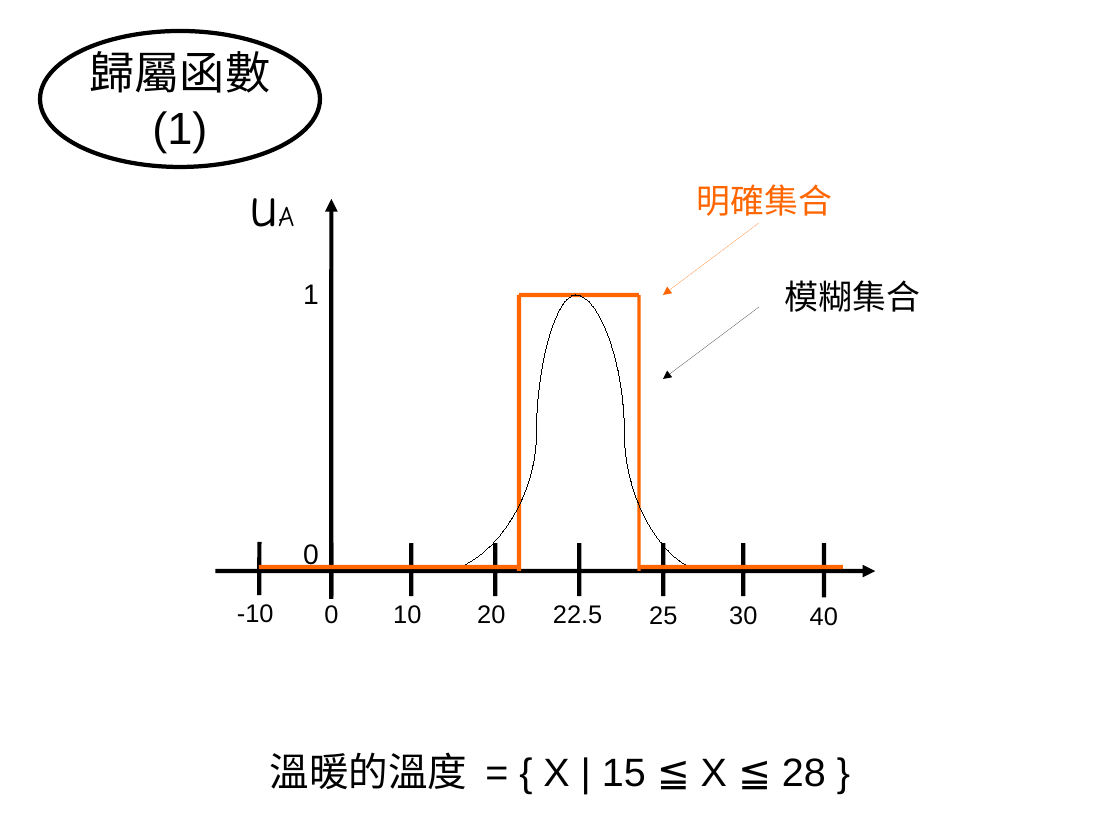
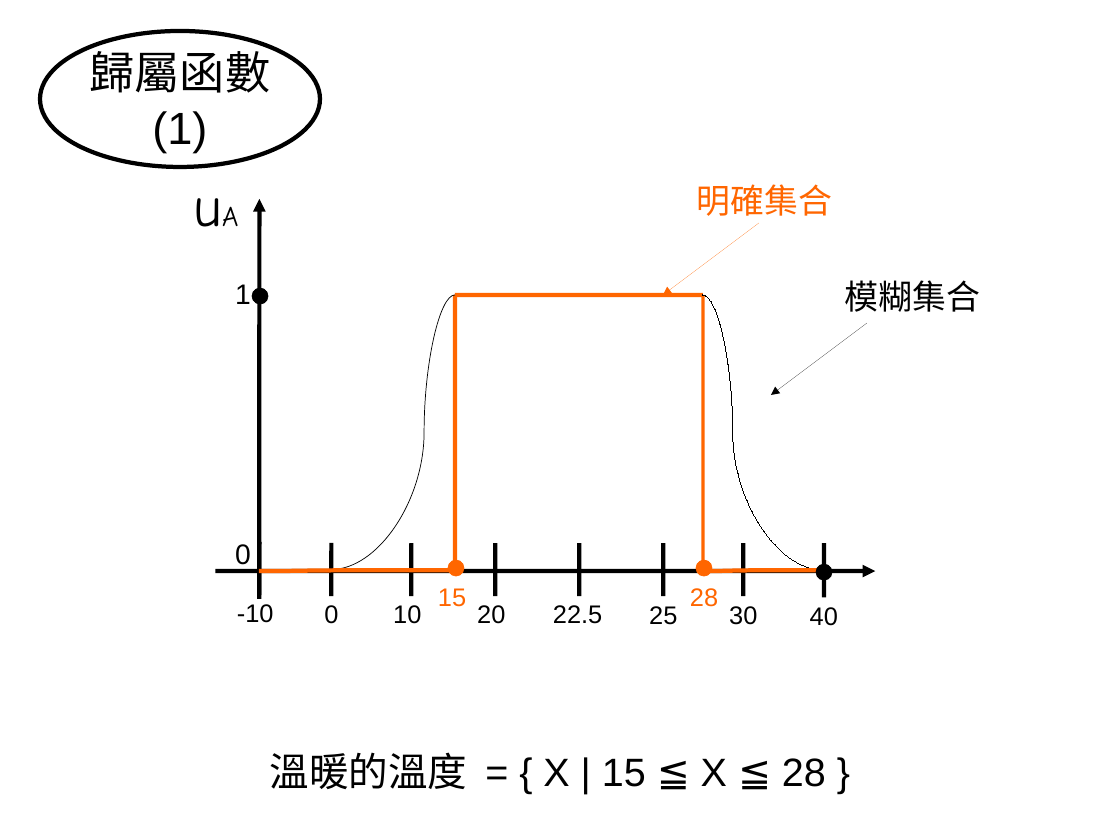
Before and after one commit to shouzo/Artificial-Intelligence_pages, a slide deck: slide 5 of class-tutorial/20170309/20170309_課程筆記.odp. Drawn at 1120x840 pixels with LibreOffice and Linux fonts; fonts in the diff are those of the drawing. Boxes give left, top, right and bottom in pixels: in the first picture for what was removed or moved away, otherwise in the second. Text is boxed around its words. In the diff, an @@ line names an element or a change of style, - is before the commit and + after.

```diff
--- a/class-tutorial/20170309/20170309_課程筆記.odp
+++ b/class-tutorial/20170309/20170309_課程筆記.odp
@@ text "uA": place and size @@
-text "uA" at [124, 160, 420, 249]
+text "uA" at [68, 160, 364, 249]
@@ 2 texts, 1 arrow: place and size @@
-2 texts, 1 arrow at [303, 199, 331, 600]
+2 texts, 1 arrow at [235, 199, 259, 600]
@@ ellipse added at [252, 289, 268, 305], fill #000000, outline #000000 0.51 pt @@
@@ curved line moved from (576, 295) - (435, 572) to (455, 295) - (331, 570) @@
@@ curved line (455, 295) - (331, 570): stroke #000000 0 pt to #000000 0.51 pt @@
@@ line moved from (519, 571) - (519, 295) to (455, 571) - (455, 295) @@
@@ curved line moved from (519, 295) - (639, 295) to (455, 295) - (703, 295) @@
@@ line moved from (639, 571) - (639, 295) to (703, 571) - (703, 295) @@
@@ curved line moved from (576, 295) - (711, 572) to (703, 295) - (824, 570) @@
@@ text "模糊集合": place and size @@
-text "模糊集合" at [785, 280, 920, 312]
+text "模糊集合" at [845, 280, 980, 312]
@@ arrow moved from (759, 307) - (664, 379) to (867, 323) - (771, 395) @@
@@ ellipse added at [448, 560, 464, 576], fill #FF6600, outline #FF6600 0.51 pt @@
@@ ellipse added at [696, 560, 712, 576], fill #FF6600, outline #FF6600 0.51 pt @@
@@ ellipse added at [816, 564, 832, 580], fill #000000, outline #000000 0.51 pt @@
@@ curved line moved from (259, 567) - (519, 567) to (259, 571) - (455, 570) @@
@@ text added at [438, 588, 466, 607], 18 pt, text #FF6600 @@
+15
@@ text added at [690, 588, 718, 607], 18 pt, text #FF6600 @@
+28
@@ curved line moved from (639, 567) - (844, 567) to (703, 571) - (824, 570) @@
```
Also in this commit, not shown: 1 other slide changed, 5 other files.
